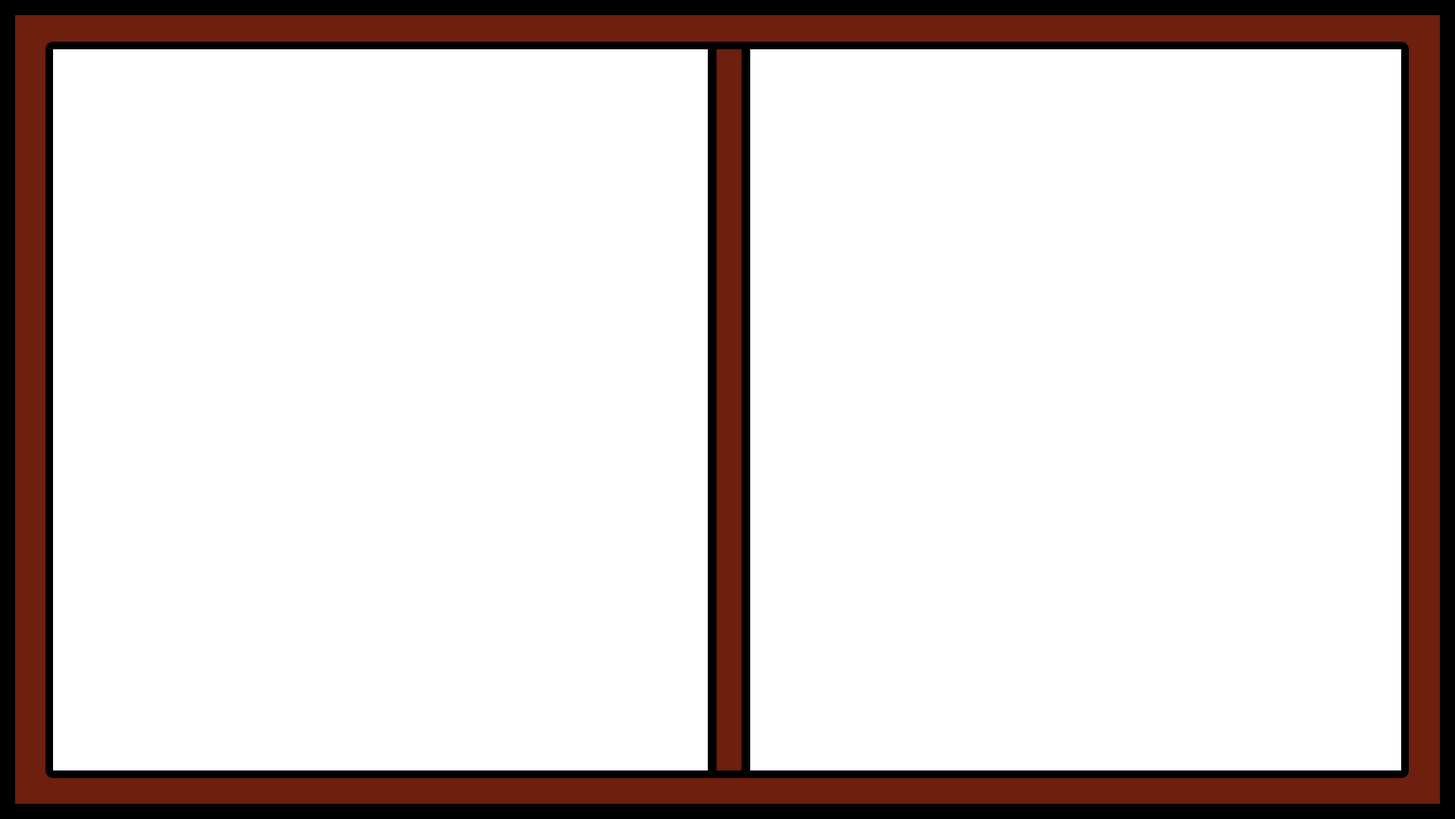
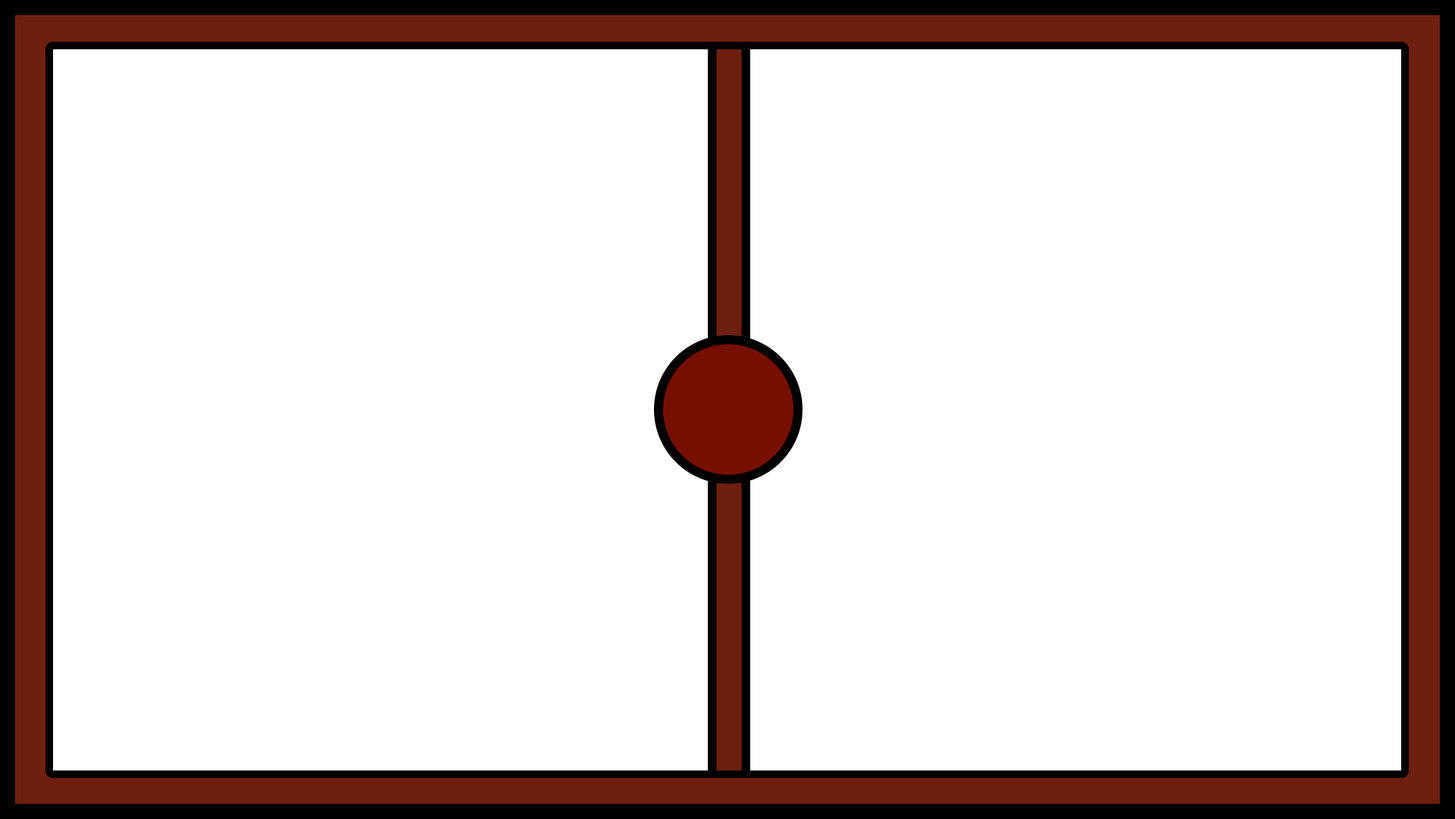
Revision of a layered 1455 × 819 image; what changed, layer by layer:
showed "Ovaal 1" over [654, 335, 803, 484]
